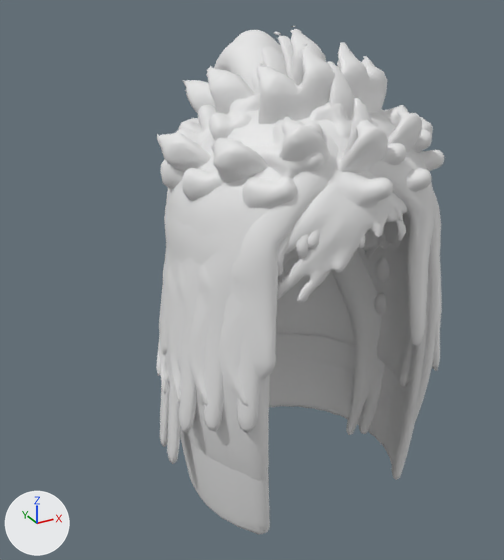
An edit to the glTF model cabelos_f.glb, drawn before and after from the same camera.
Both versions are drawn from a camera (50 mm lens) standing at (-0.924, -1.439, 2.508) and looking at (-0.071, 0.112, 1.733). The axes (+X, +Y, +Z) are drawn at lower left. The lights are the same throughout. The picture after the commit comes second. Mesh edges are drawn as thin lines on the coarser meshes.

Script lines for the objects in view, before the commit:
```python
me_hair1 = bpy.data.meshes.new('Hair1')
me_hair1.from_pydata(...)  # 5019 vertices, 9982 faces; spans x -0.342..0.342, y -0.305..0.38, z 1.775..2.397
me_hair1.materials.append(mat_hairtint)  # white #e7e7e7
me_hair18 = bpy.data.meshes.new('Hair18')
me_hair18.from_pydata(...)  # 5001 vertices, 9998 faces; spans x -0.335..0.387, y -0.304..0.321, z 1.172..2.245
me_hair18.materials.append(mat_hairtint)  # white #e7e7e7
me_hair8 = bpy.data.meshes.new('Hair8')
me_hair8.from_pydata(...)  # 5000 vertices, 10000 faces; spans x -0.34..0.342, y -0.34..0.32, z 1.769..2.286
me_hair8.materials.append(mat_hairtint)  # white #e7e7e7
ob_hair1 = bpy.data.objects.new('Hair1', me_hair1)
ob_hair1.location = (0.0, 0.0, 0.0)
ob_hair18 = bpy.data.objects.new('Hair18', me_hair18)
ob_hair18.location = (0.0, 0.0, 0.0)
ob_hair8 = bpy.data.objects.new('Hair8', me_hair8)
ob_hair8.location = (0.0, 0.0, 0.0)
# also in view: 'Hair16' at (0.036, 0.005, 1.784); 'Hair11' at (0.0, -0.01, 1.992); 'Hair17' at (0.0, 0.037, 1.955); 'Hair15' at (0.0, 0.022, 1.714); 'Hair14' at (0.001, 0.031, 1.79)
```
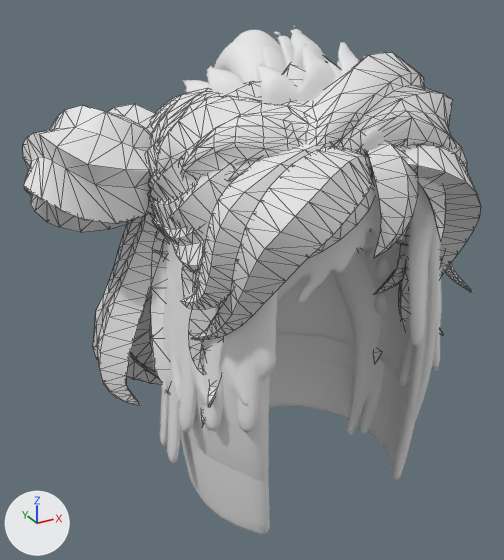
Pixel boxes [x1, y1, x2, y2] of what changed, in the pictures (504 x 560 px):
'Hair21', added
    after: [93, 81, 481, 405]
'Hair22', added
    after: [23, 82, 446, 427]
'Hair20', added
    after: [150, 52, 457, 236]
'Hair1', unchanged, covered by the edit
    before: [157, 26, 433, 183]
    after: [157, 26, 387, 155]
'Hair8', unchanged, covered by the edit
    before: [161, 93, 444, 214]
    after: [250, 95, 423, 208]

The edits, one by one:
Mesh me_hair22 is new.
It has 1699 vertices, 3284 faces and spans x -0.633..0.633, y -0.376..0.378, z 1.503..2.284.
Mesh me_hair21 is new.
It has 1521 vertices, 2906 faces and spans x -0.514..0.514, y -0.396..0.465, z 1.412..2.278.
Mesh me_hair20 is new.
It has 695 vertices, 1301 faces and spans x -0.368..0.388, y -0.299..0.316, z 1.77..2.342.
Object 'Hair22' (ob_hair22) is new; it shows me_hair22.
Its location is (0.0, 0.0, 0.0).
Object 'Hair21' (ob_hair21) is new; it shows me_hair21.
Its location is (0.0, 0.0, 0.0).
Object 'Hair20' (ob_hair20) is new; it shows me_hair20.
Its location is (0.0, 0.0, 0.0).
